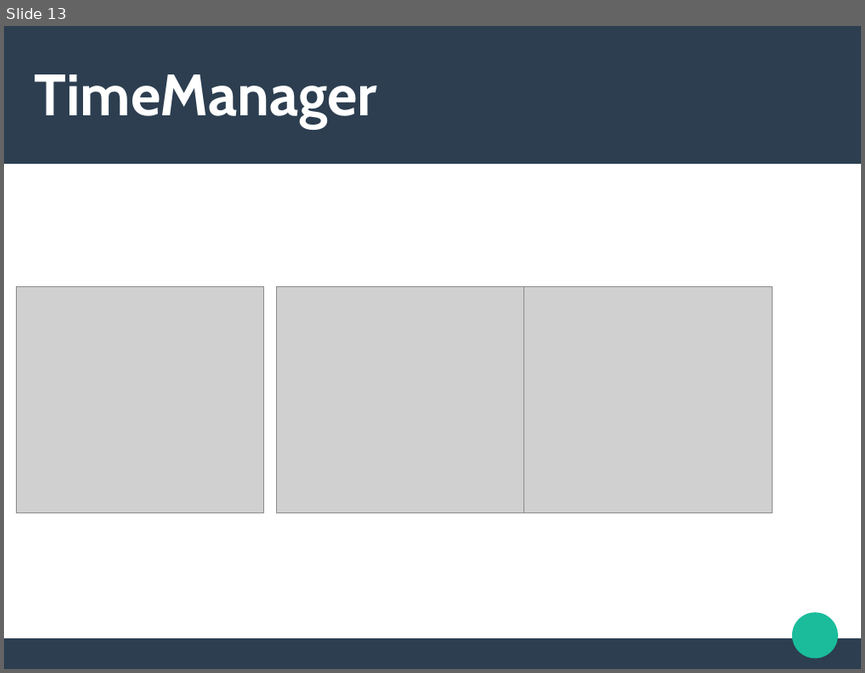
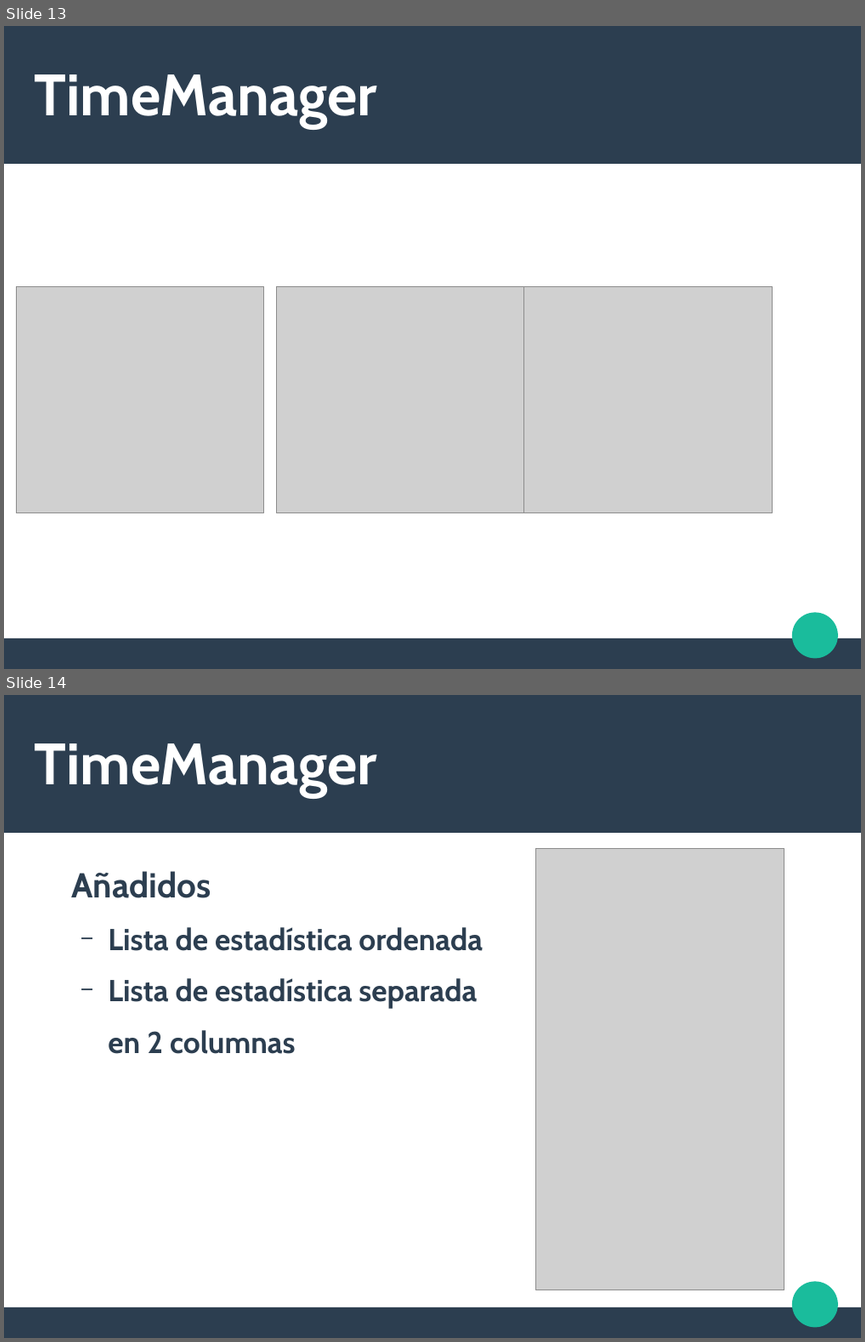
Before and after one commit to wildVeli/PMDTimeApp, a slide deck: Documents/Power.odp. Shown one above the other, each under a label of ours: slide 13 before the commit, slides 13 and 14 after it. The pictures are 865x673 and 865x1342 pixels, drawn with LibreOffice and Linux fonts; fonts in the diff are those of the drawing; grey boxes stand for pictures. Boxes give left, top, right and bottom in pixels: in the first picture for what was removed or moved away, otherwise in the second. Text is boxed around its words. In the diff, an @@ line names an element or a change of style, - is before the commit and + after.

```diff
--- a/Documents/Power.odp
+++ b/Documents/Power.odp
@@ slide 14 added at [4, 695, 861, 1338], background #FFFFFF; not listed: 3 template elements that a slide beside it also shows @@
@@ title added at [35, 743, 377, 797], 54 pt, text #FFFFFF, bold @@
+TimeManager
@@ text added at [71, 871, 483, 1054], 28 pt, text #2C3E50, bold @@
+Añadidos
+  − Lista de estadística ordenada
+  − Lista de estadística separada
+  en 2 columnas
@@ picture added at [536, 848, 784, 1291] @@
@@ picture added at [537, 848, 784, 1289] @@
```
Also in this commit, not shown: 3 other slides added, 8 other files.
